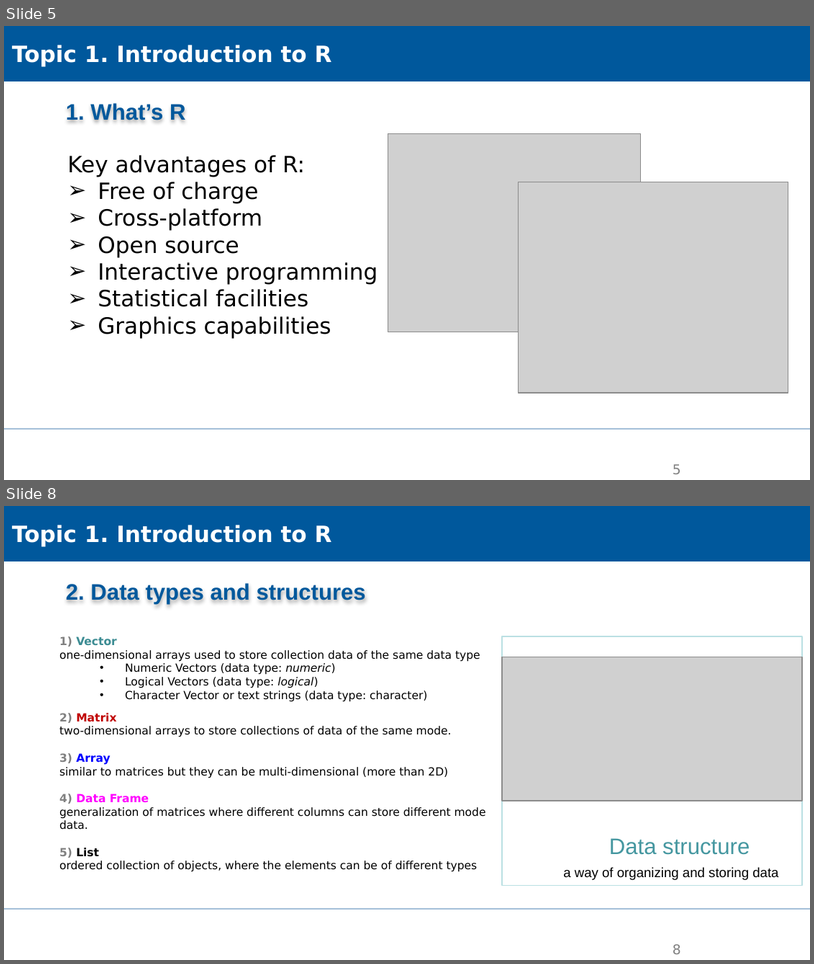
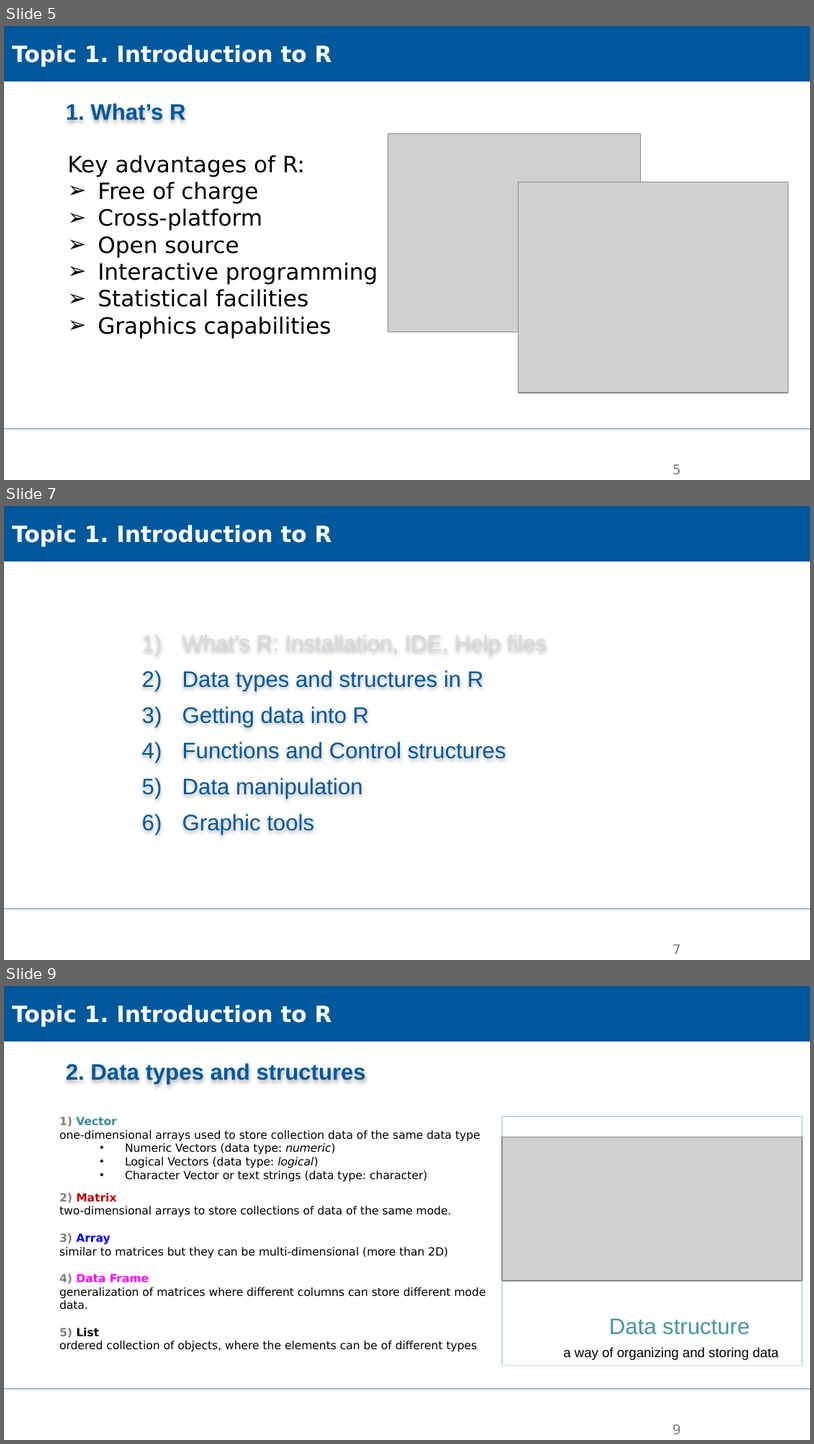
Before and after one commit to XiaoxiangGuanGFZ/FloodRiskSeminar, a slide deck: slides/FRS_exercise_R.pptx. Shown one above the other, each under a label of ours: slides 5 and 8 before the commit, slides 5, 7 and 9 after it; the slides between them are not shown. The pictures are 814x964 and 814x1444 pixels, drawn with LibreOffice and Linux fonts; fonts in the diff are those of the drawing; grey boxes stand for pictures; background and template pictures are left out. Boxes give left, top, right and bottom in pixels: in the first picture for what was removed or moved away, otherwise in the second. Text is boxed around its words. In the diff, an @@ line names an element or a change of style, - is before the commit and + after.

```diff
--- a/slides/FRS_exercise_R.pptx
+++ b/slides/FRS_exercise_R.pptx
@@ slide 7 added at [4,506,810,960], background #FFFFFF; not listed: 1 template element that a slide beside it also shows @@
@@ rectangle added at [4,506,810,561], fill #00589C, outline #00589C 0.75 pt, 20 pt, text #FFFFFF, bold @@
+Topic 1. Introduction to R
@@ text added at [183,631,547,834], 20 pt, text #00589C @@
+1) What’s R: Installation, IDE, Help files
+2) Data types and structures in R
+3) Getting data into R
+4) Functions and Control structures
+5) Data manipulation
+6) Graphic tools
@@ page number added at [673,944,682,954], 12 pt, text #808080 @@
+7
@@ what was slide 8 is now slide 9 @@
@@ page number at [673,1424,682,1434]: text changed @@
-8
+9
```
Also in this commit, not shown: 6 slides changed.
